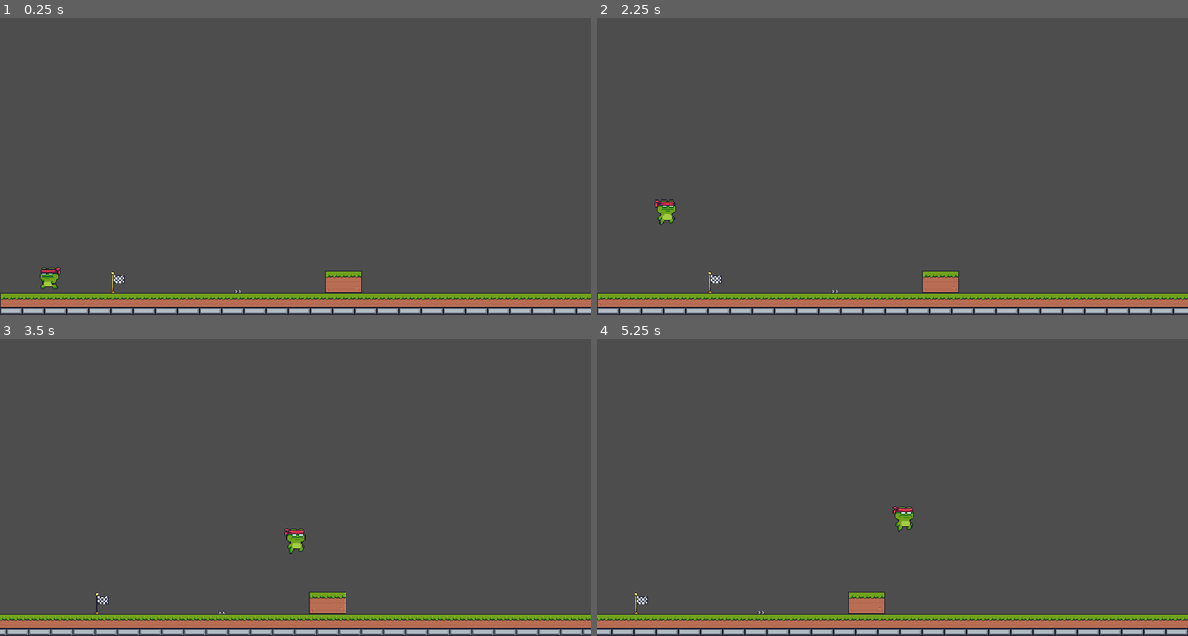
Above: before the commit, frames 1-4 (two rows, left to right).
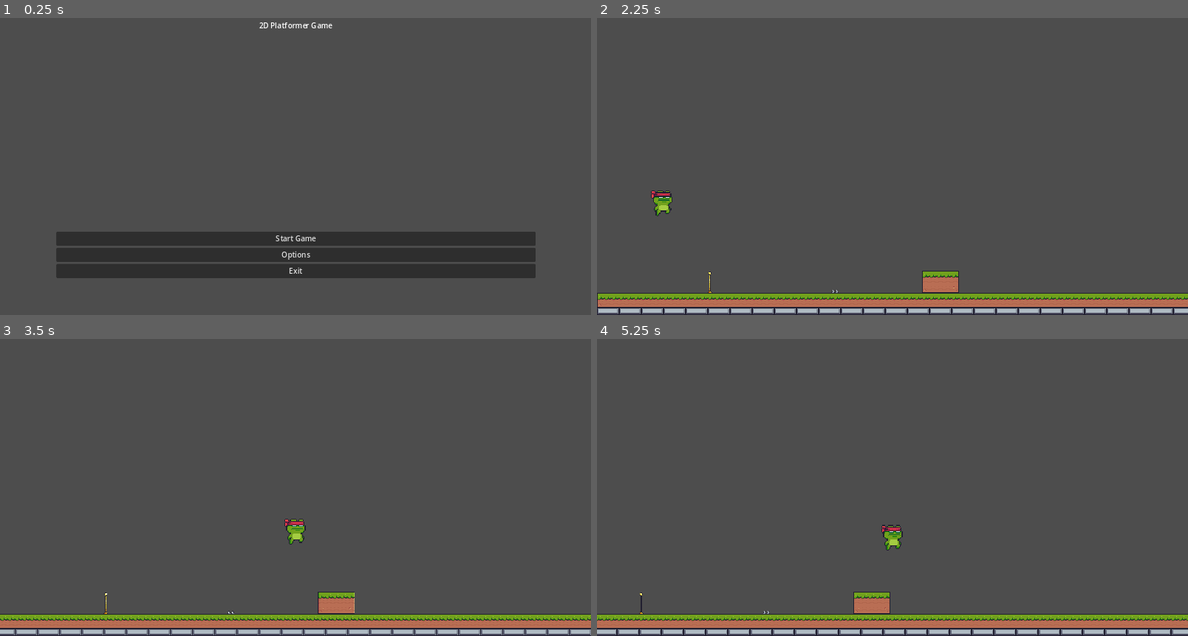
Above: after the commit, the same moments.

Repository: Jleehy/2DPlatformGame
Game: Godot game, scene res://menus/opening_menu.tscn
Two runs of this game, one before a commit and one after it. Both use one fixed random seed, a clock stepped at 60 frames per second and the inputs below. Before the commit the project starts from res://scenes/main/main.tscn. Sound files missing from this copy of the repository are replaced by a short silence.
Inputs (mouse positions are in pixels of both pictures, inside the frame that each line leads up to):
- Up to frame 1 (0.25 s): no input
- Up to frame 2 (2.25 s): click (892, 255) at 0.5 s, where only the run after the commit has a clickable "Options"; click (892, 237) at 1.25 s, where only the run after the commit has a clickable "Start Game"; hold D (move_right) from 2.03 s (still down); hold Space (jump) from 2.03 s (still down)
- Up to frame 3 (3.5 s): keep holding D (move_right); release Space (jump) at 2.78 s; tap Space (jump) at 2.85, 3.02, 3.32 s
- Up to frame 4 (5.25 s): release D (move_right) at 3.53 s; hold A (move_left) 3.53-4.28 s; hold Space (jump) 3.53-4.28 s; hold D (move_right) from 4.28 s (still down); tap Space (jump) at 4.35, 4.52, 4.82 s; hold Space (jump) from 5.03 s (still down)

The runs differ from the first frame. In frame 1, 19% of the frame differs, in the area x 0-100%, y 1-100%; in frame 2, 0.4%; in frame 3, 2.0%; in frame 4, 2.1%.

Commit message:
Merged branches and main menu and game work together now

Diff:
--- a/2d-platformer/entities/checkpoint/checkpoint.gd
+++ b/2d-platformer/entities/checkpoint/checkpoint.gd
@@ -3,7 +3,7 @@
 # Called when another body enters the area
 func _on_Area2D_body_entered(body):
 	if body.name == "Player":  # Check if the body is the player by name
-		body.set_save()
+		GameManager.save_checkpoint(position)
 
 # Example usage
 func _ready():
--- a/2d-platformer/entities/checkpoint/checkpoint.tscn
+++ b/2d-platformer/entities/checkpoint/checkpoint.tscn
@@ -268,17 +268,17 @@
 "duration": 1.0,
 "texture": SubResource("AtlasTexture_20ds8")
 }],
-"loop": true,
+"loop": false,
 "name": &"flag_out",
-"speed": 5.0
+"speed": 15.0
 }, {
 "frames": [{
 "duration": 1.0,
 "texture": SubResource("AtlasTexture_i7d2s")
 }],
-"loop": true,
+"loop": false,
 "name": &"no_flag",
-"speed": 5.0
+"speed": 15.0
 }]
 
 [sub_resource type="RectangleShape2D" id="RectangleShape2D_7cj7c"]
@@ -288,7 +288,7 @@
 
 [node name="AnimatedSprite2D" type="AnimatedSprite2D" parent="."]
 sprite_frames = SubResource("SpriteFrames_1kllr")
-animation = &"flag_idle"
+animation = &"no_flag"
 
 [node name="CollisionShape2D" type="CollisionShape2D" parent="."]
 position = Vector2(2, 9)
--- a/2d-platformer/entities/player/player.gd
+++ b/2d-platformer/entities/player/player.gd
@@ -3,7 +3,6 @@
 # Player physics variables
 @export var speed: int = 300
 @export var jump_speed: int = -1200
-@export var gravity: int = 4000
 
 # Advanced physics variables
 @export var minimum_speed_percentage: float = 0.30
@@ -11,78 +10,82 @@
 @export var friction_value: float = 0.84
 @export var air_control_loss: float = 0.30
 @export var facing_direction: String = "left"
-@export var terminal_velocity: int = 40000
 
-var level_bounds: Rect2
-var death_height_offset: float
-var last_spawn: Vector2
-
-func set_level_bounds(bounds: Rect2, death_offset: float) -> void:
-	level_bounds = bounds
-	death_height_offset = death_offset
+@export var death_timer: int = -1
 
 func _ready() -> void:
 	$AnimatedSprite2D.play()
-	position = self.position
-	set_save()
+	GameManager.save_checkpoint(self.position)
 
 func _physics_process(delta: float) -> void:
-	# Handle movement and physics
+	if death_timer == -1:
+		apply_gravity(delta)
+		handle_movement()
+		handle_jumping()
+		handle_level_bounds()
+		update_animation()
+		move_and_slide()
+	else:
+		handle_death_animation()
+
+func apply_gravity(delta: float) -> void:
+	var gravity = GameManager.get_gravity()
+	if not is_on_floor():
+		velocity.y += gravity * delta
+	elif velocity.y > 0:
+		velocity.y = 0
+
+func handle_movement() -> void:
 	if is_on_floor():
-		if abs(velocity.x) < speed * minimum_speed_percentage:
-			if not InputManager.is_move_left_pressed() and not InputManager.is_move_right_pressed():
-				velocity.x = 0
-		else:
-			velocity.x *= friction_value
+		handle_ground_movement()
+	else:
+		handle_air_movement()
 
-		if InputManager.is_move_left_pressed():
-			velocity.x += -speed * player_input_acceleration_percent
-			facing_direction = "left"
-		if InputManager.is_move_right_pressed():
-			velocity.x += speed * player_input_acceleration_percent
-			facing_direction = "right"
+func handle_ground_movement() -> void:
+	if abs(velocity.x) < speed * minimum_speed_percentage:
+		if not InputManager.is_move_left_pressed() and not InputManager.is_move_right_pressed():
+			velocity.x = 0
 	else:
-		if abs(velocity.x) < speed * (minimum_speed_percentage * air_control_loss):
-			if not InputManager.is_move_left_pressed() and not InputManager.is_move_right_pressed():
-				velocity.x = 0
-		else:
-			velocity.x *= (1 - ((1 - friction_value) * air_control_loss))
+		velocity.x *= friction_value
 
-		if InputManager.is_move_left_pressed():
-			velocity.x += -speed * air_control_loss * player_input_acceleration_percent
-			facing_direction = "left"
-		if InputManager.is_move_right_pressed():
-			velocity.x += speed * air_control_loss * player_input_acceleration_percent
-			facing_direction = "right"
+	apply_horizontal_movement(1.0)
 
-	# Apply gravity and terminal velocity
-	velocity.y += gravity * delta
-	if velocity.y > terminal_velocity:
-		velocity.y = terminal_velocity
+func handle_air_movement() -> void:
+	if abs(velocity.x) < speed * (minimum_speed_percentage * air_control_loss):
+		if not InputManager.is_move_left_pressed() and not InputManager.is_move_right_pressed():
+			velocity.x = 0
+	else:
+		velocity.x *= (1 - ((1 - friction_value) * air_control_loss))
 
-	# Update animation
-	update_animation()
+	apply_horizontal_movement(air_control_loss)
 
-	# Handle level bounds and death
-	if position.x < level_bounds.position.x + 16:
-		position.x = level_bounds.position.x + 16
+func apply_horizontal_movement(control_factor: float) -> void:
+	if InputManager.is_move_left_pressed():
+		velocity.x += -speed * control_factor * player_input_acceleration_percent
+		facing_direction = "left"
+	if InputManager.is_move_right_pressed():
+		velocity.x += speed * control_factor * player_input_acceleration_percent
+		facing_direction = "right"
+
+func handle_jumping() -> void:
+	if InputManager.is_jump_pressed() and is_on_floor():
+		velocity.y = jump_speed
+
+func handle_level_bounds() -> void:
+	var level_bounds = GameManager.get_level_bounds()
+	var death_height_offset = GameManager.get_death_height_offset()
+
+	if self.position.x < level_bounds.position.x + 16:
+		self.position.x = level_bounds.position.x + 16
 		if velocity.x < 0:
 			velocity.x = 0
-	elif position.x > level_bounds.position.x + level_bounds.size.x - 16:
-		position.x = level_bounds.position.x + level_bounds.size.x - 16
+	elif self.position.x > level_bounds.position.x + level_bounds.size.x - 16:
+		self.position.x = level_bounds.position.x + level_bounds.size.x - 16
 		if velocity.x > 0:
 			velocity.x = 0
 
-	# Check for death (falling below level bounds + death height offset)
-	if position.y > level_bounds.position.y + level_bounds.size.y + death_height_offset:
-		die()
-
-	# Move the player
-	move_and_slide()
-
-	# Handle jumping
-	if InputManager.is_jump_pressed() and is_on_floor():
-		velocity.y = jump_speed
+	if self.position.y > level_bounds.position.y + level_bounds.size.y + death_height_offset:
+		GameManager.kill_player(self)
 
 func update_animation() -> void:
 	if velocity.x != 0 or velocity.y != 0:
@@ -97,10 +100,15 @@
 	else:
 		$AnimatedSprite2D.animation = "idle"
 
-func set_save() -> void:
-	last_spawn = position
+func handle_death_animation() -> void:
+	if $AnimatedSprite2D.rotation_degrees < 90:
+		$AnimatedSprite2D.rotation_degrees += 5  # Rotate sprite
+	else:
+		$AnimatedSprite2D.rotation_degrees = 90
 
-func die() -> void:
-	print("Died!")
-	velocity = Vector2.ZERO
-	position = last_spawn
+	death_timer -= 1 # Decrement the death timer
+
+	if death_timer == 0:
+		$AnimatedSprite2D.rotation_degrees = 0
+		GameManager.respawn_player(self)
+		death_timer = -1
--- a/2d-platformer/entities/player/player.tscn
+++ b/2d-platformer/entities/player/player.tscn
@@ -106,7 +106,7 @@
 }],
 "loop": true,
 "name": &"fall",
-"speed": 5.0
+"speed": 15.0
 }, {
 "frames": [{
 "duration": 1.0,
@@ -152,7 +152,7 @@
 }],
 "loop": true,
 "name": &"jump",
-"speed": 5.0
+"speed": 15.0
 }, {
 "frames": [{
 "duration": 1.0,
@@ -207,7 +207,8 @@
 
 [node name="AnimatedSprite2D" type="AnimatedSprite2D" parent="."]
 sprite_frames = SubResource("SpriteFrames_yb0ll")
-animation = &"idle"
+animation = &"run"
+frame_progress = 0.76037
 
 [node name="CollisionShape2D" type="CollisionShape2D" parent="."]
 position = Vector2(-0.5, 4)
--- a/2d-platformer/entities/traps/spikes/spikes.gd
+++ b/2d-platformer/entities/traps/spikes/spikes.gd
@@ -3,7 +3,7 @@
 # Called when another body enters the area
 func _on_Area2D_body_entered(body):
 	if body.name == "Player":  # Check if the body is the player by name
-		body.die()
+		GameManager.kill_player(body)
 
 # Example usage
 func _ready():
--- a/2d-platformer/globals/CameraManager.gd
+++ b/2d-platformer/globals/CameraManager.gd
@@ -1,14 +1,26 @@
 extends Camera2D
 
-@onready var player: Node = get_node("/root/Main/Player")
-var level_bounds: Rect2
+# Player and level bounds references
+var player: Node = null
+var level_bounds: Rect2 = Rect2()
 
+# Set the player dynamically
+func set_player(new_player: Node) -> void:
+	player = new_player
+
+# Set the level bounds dynamically
 func set_level_bounds(bounds: Rect2) -> void:
-	print(bounds)
 	level_bounds = bounds
 
 func _process(delta: float) -> void:
+	# If no player is set, default to main menu
 	if not player:
+		position = Vector2(1280/2, 720/2)
+		return
+
+	# If no level bounds are set, default to following the player without clamping
+	if level_bounds == Rect2():
+		position = player.position
 		return
 
 	# Get the player's target position
--- a/2d-platformer/globals/GameManager.gd
+++ b/2d-platformer/globals/GameManager.gd
@@ -1,40 +1,69 @@
 extends Node
 
-var current_level: Node
+# Game state variables
 var player_progress: Vector2
 var level_bounds: Rect2
 var death_height_offset: float = 500  # How far below the level bounds the player can fall before dying
+var gravity: int = 4000
+var terminal_velocity: int = 40000
+
+# Singleton setup
+static var instance: GameManager
 
 func _ready() -> void:
-	var level_to_load: Node = get_node("/root/Main/Level")
-	load_level(level_to_load)
+	instance = self  # Set the singleton instance
 
-func load_level(level: Node) -> void:
-	current_level = level
-	print("Loading level: ", level)
+# Initialize level bounds and other gameplay-specific data
+func initialize_level(level_node: Node) -> void:
 
 	# Calculate level bounds
-	var tilemap_layer = level.get_node("TileMapLayer")
-	level_bounds = tilemap_layer.get_used_rect()
+	var terrain_node = level_node.get_node("Terrain")
+	var tilemap_layer = terrain_node.get_node("TileMapLayer")
 
-	var cell_size = 16
-	level_bounds.position *= cell_size
-	level_bounds.size *= cell_size
+	if tilemap_layer:
+		level_bounds = tilemap_layer.get_used_rect()
+		var cell_size = 16
+		level_bounds.position *= cell_size
+		level_bounds.size *= cell_size
 
-	# Pass level bounds and death height to the player
-	var player = get_node("/root/Main/Player")
-	if player:
-		player.set_level_bounds(level_bounds, death_height_offset)
+		print(level_bounds)
 
-	# Pass level bounds to the camera manager
-	var camera_manager = get_node("/root/CameraManager")
-	if camera_manager:
-		print("G")
-		camera_manager.set_level_bounds(level_bounds)
+		# Pass level bounds to the camera manager
+		var camera_manager = get_node("/root/CameraManager")
+		if camera_manager:
+			camera_manager.set_level_bounds(level_bounds)
 
 	# Play music
-	AudioManager.play_sound(get_node("/root/Main/Music"))
+	AudioManager.play_sound(level_node.get_node("Music"))
 
+# Get level bounds
+func get_level_bounds() -> Rect2:
+	return level_bounds
+
+# Get death height offset
+func get_death_height_offset() -> float:
+	return death_height_offset
+
+# Get gravity
+func get_gravity() -> int:
+	return gravity
+
+# Get terminal velocity
+func get_terminal_velocity() -> int:
+	return terminal_velocity
+
+# Save player progress
 func save_checkpoint(position: Vector2) -> void:
 	player_progress = position
 	print("Checkpoint saved at: ", position)
+
+# Kill the player
+func kill_player(player) -> void:
+	player.death_timer = 30
+	player.velocity = Vector2.ZERO
+
+# Respawn the player
+func respawn_player(player) -> void:
+	print("Respawning player at last checkpoint:", player_progress)
+	player.velocity = Vector2.ZERO
+	player.position = player_progress
--- a/2d-platformer/menus/main_menu.tscn
+++ /dev/null
@@ -1,3 +0,0 @@
-[gd_scene format=3 uid="uid://dx1ujk6sckev2"]
-
-[node name="MainMenu" type="CanvasLayer"]
--- /dev/null
+++ b/2d-platformer/menus/opening_menu.tscn
@@ -0,0 +1,59 @@
+[gd_scene load_steps=2 format=3 uid="uid://vx5uikwe7fsc"]
+
+[sub_resource type="GDScript" id="GDScript_yi2dt"]
+script/source = "extends Control
+
+func _on_start_pressed() -> void:
+	# Transition to the gameplay scene
+	get_tree().change_scene_to_file(\"res://scenes/main/main.tscn\")
+
+func _on_exit_pressed() -> void:
+	get_tree().quit()
+"
+
+[node name="Control" type="Control"]
+layout_mode = 3
+anchors_preset = 15
+anchor_right = 1.0
+anchor_bottom = 1.0
+grow_horizontal = 2
+grow_vertical = 2
+size_flags_horizontal = 3
+size_flags_vertical = 3
+script = SubResource("GDScript_yi2dt")
+
+[node name="MarginContainer" type="MarginContainer" parent="."]
+layout_mode = 1
+anchors_preset = 15
+anchor_right = 1.0
+anchor_bottom = 1.0
+grow_horizontal = 2
+grow_vertical = 2
+theme_override_constants/margin_left = 122
+theme_override_constants/margin_top = 80
+theme_override_constants/margin_right = 120
+theme_override_constants/margin_bottom = 80
+
+[node name="VBoxContainer" type="VBoxContainer" parent="MarginContainer"]
+layout_mode = 2
+
+[node name="Title" type="Label" parent="MarginContainer/VBoxContainer"]
+layout_mode = 2
+size_flags_horizontal = 4
+size_flags_vertical = 2
+text = "2D Platformer Game"
+
+[node name="Start" type="Button" parent="MarginContainer/VBoxContainer"]
+layout_mode = 2
+text = "Start Game"
+
+[node name="Options" type="Button" parent="MarginContainer/VBoxContainer"]
+layout_mode = 2
+text = "Options"
+
+[node name="Exit" type="Button" parent="MarginContainer/VBoxContainer"]
+layout_mode = 2
+text = "Exit"
+
+[connection signal="pressed" from="MarginContainer/VBoxContainer/Start" to="." method="_on_start_pressed"]
+[connection signal="pressed" from="MarginContainer/VBoxContainer/Exit" to="." method="_on_exit_pressed"]
--- a/2d-platformer/project.godot
+++ b/2d-platformer/project.godot
@@ -11,7 +11,7 @@
 [application]
 
 config/name="2D Platformer"
-run/main_scene="res://scenes/main/main.tscn"
+run/main_scene="res://menus/opening_menu.tscn"
 config/features=PackedStringArray("4.3", "Forward Plus")
 
 [autoload]
--- /dev/null
+++ b/2d-platformer/scenes/main/main.gd
@@ -0,0 +1,8 @@
+extends Node
+
+@onready var player: Node = $Player
+
+func _ready() -> void:
+	# Initialize the GameManager with the current level
+	CameraManager.set_player(player)
+	GameManager.initialize_level(self)
--- a/2d-platformer/scenes/main/main.tscn
+++ b/2d-platformer/scenes/main/main.tscn
@@ -1,14 +1,16 @@
-[gd_scene load_steps=8 format=3 uid="uid://bh6jat6426m14"]
+[gd_scene load_steps=9 format=3 uid="uid://bh6jat6426m14"]
 
 [ext_resource type="AudioStream" uid="uid://dybkwrn8ieb0v" path="res://music/temp_music_level.mp3" id="1_ayqm8"]
+[ext_resource type="Script" path="res://scenes/main/main.gd" id="1_rsahp"]
 [ext_resource type="PackedScene" uid="uid://cuxwbdbw6vgtd" path="res://entities/player/player.tscn" id="2_ghwol"]
-[ext_resource type="PackedScene" uid="uid://q7g5v0eojlrk" path="res://scenes/main/level.tscn" id="3_q0u75"]
+[ext_resource type="PackedScene" uid="uid://q7g5v0eojlrk" path="res://scenes/main/terrain.tscn" id="3_q0u75"]
 [ext_resource type="PackedScene" uid="uid://b6jwnr6gcgclj" path="res://entities/traps/spikes/spikes.tscn" id="4_skjwn"]
 [ext_resource type="Script" path="res://entities/traps/spikes/spikes.gd" id="5_1fcqa"]
 [ext_resource type="PackedScene" uid="uid://dma8c20v64gr1" path="res://entities/checkpoint/checkpoint.tscn" id="5_73w6g"]
 [ext_resource type="Script" path="res://entities/checkpoint/checkpoint.gd" id="7_4angy"]
 
 [node name="Main" type="Node"]
+script = ExtResource("1_rsahp")
 
 [node name="Music" type="AudioStreamPlayer2D" parent="."]
 stream = ExtResource("1_ayqm8")
@@ -16,7 +18,7 @@
 [node name="Player" parent="." instance=ExtResource("2_ghwol")]
 position = Vector2(252, 596)
 
-[node name="Level" parent="." instance=ExtResource("3_q0u75")]
+[node name="Terrain" parent="." instance=ExtResource("3_q0u75")]
 
 [node name="Spikes" parent="." instance=ExtResource("4_skjwn")]
 position = Vector2(660, 632)
--- a/2d-platformer/scenes/main/level.tscn
+++ b/2d-platformer/scenes/main/terrain.tscn
@@ -157,7 +157,7 @@
 physics_layer_0/collision_layer = 1
 sources/0 = SubResource("TileSetAtlasSource_iqun1")
 
-[node name="Level" type="Node"]
+[node name="Terrain" type="Node"]
 
 [node name="TileMapLayer" type="TileMapLayer" parent="."]
 tile_map_data = PackedByteArray("AABNACgAAAAHAAAAAABMACgAAAAHAAAAAABLACgAAAAHAAAAAABKACgAAAAHAAAAAABJACgAAAAHAAAAAABIAC …(4480 unchanged characters)…
